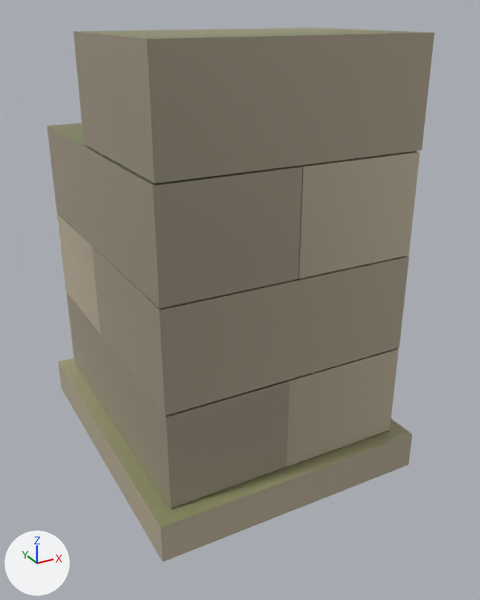
The glTF model assets/models/temple_kit/viaduct_top_stump_mid.glb as it was, and as the next commit left it.
Rendered twice from a 50 mm camera at (-5.86, -11.66, 8.85) aimed at (0.23, -0.59, 3.32). Every picture has the same lights, and +X, +Y and +Z are marked at lower left. The older version comes first. Vertices at exactly the same position are counted once.

In view in the first picture: 'viaduct_top_stump_mid'.
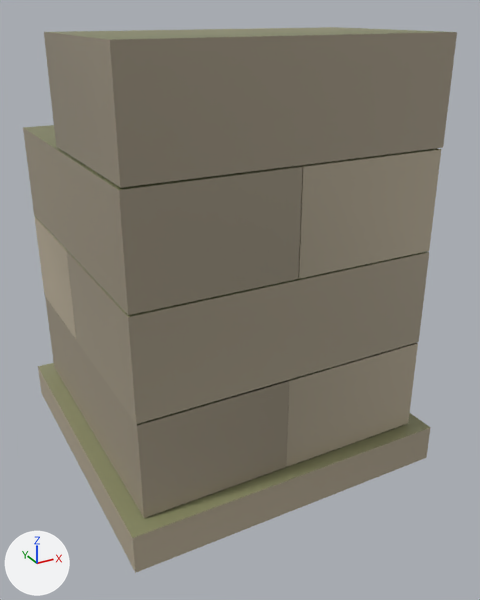
Where the change shows, as pixel boxes [x1, y1, x2, y2] in the pictures (480 x 600 px; the box of a moved part takes in the faces that stretch with it):
'viaduct_top_stump_mid', reshaped (12% wider)
    before: [47, 28, 434, 562]
    after: [23, 27, 457, 573]
part 1 of me_viaduct_top_stump_mid, moved or reshaped
    before: [58, 357, 412, 562]
    after: [38, 363, 430, 573]
part 2 of me_viaduct_top_stump_mid, moved or reshaped
    before: [93, 247, 409, 416]
    after: [67, 251, 429, 424]
part 3 of me_viaduct_top_stump_mid, moved or reshaped
    before: [57, 213, 101, 335]
    after: [34, 216, 76, 339]
part 4 of me_viaduct_top_stump_mid, moved or reshaped
    before: [73, 28, 434, 184]
    after: [44, 27, 457, 188]
part 5 of me_viaduct_top_stump_mid, moved or reshaped
    before: [47, 123, 302, 508]
    after: [23, 125, 302, 518]
part 6 of me_viaduct_top_stump_mid, moved or reshaped
    before: [287, 151, 420, 467]
    after: [287, 148, 441, 467]

Edits to the bpy script that builds the scene:
```text
Change me_viaduct_top_stump_mid:
    used by ob_viaduct_top_stump_mid; location = (0.0, 0.0, 0.0)
    before: 8 (-2.47, -2.98, 0.82) at pixel (170, 508), 9 (-2.47, -2.98, 2.71) at pixel (165, 417), 10 (-2.47, 2.98, 0.82) at pixel (74, 362), 11 (-2.47, 2.98, 2.71) at pixel (66, 292), 40 (-2.49, -2.98, 4.66) at pixel (159, 308)
    before: 41 (-2.49, -2.98, 6.56) at pixel (152, 185), 42 (-2.49, 2.98, 4.66) at pixel (56, 212), 43 (-2.49, 2.98, 6.56) at pixel (46, 125)
    before: 20 (2.47, -2.98, 0.82) at pixel (389, 429), 21 (2.47, -2.98, 2.71) at pixel (398, 349), 22 (2.47, 2.98, 0.82), 23 (2.47, 2.98, 2.71), 52 (2.47, -2.98, 4.66) at pixel (408, 255)
    before: 53 (2.47, -2.98, 6.56) at pixel (419, 152), 54 (2.47, 2.98, 4.66), 55 (2.47, 2.98, 6.56)
    remove me_viaduct_top_stump_mid.from_pydata(...)  # 64 vertices, 86 faces; spans x -2.8..2.8, y -3.3..3.3, z 0.02..8.48
    add me_viaduct_top_stump_mid.from_pydata(...)  # 64 vertices, 86 faces; spans x -3.3..3.3, y -3.3..3.3, z 0.02..8.48
    me_viaduct_top_stump_mid part 1: the loose piece of 8 vertices spanning x -2.8..2.8, y -3.3..3.3, z 0.02..0.78 is scaled about its middle by (1.18, 1, 1)
    me_viaduct_top_stump_mid part 2: the loose piece of 8 vertices spanning x -2.49..2.48, y -2.99..0.36, z 2.74..4.64 is scaled about its middle by (1.2, 1, 1)
    me_viaduct_top_stump_mid part 3: the loose piece of 8 vertices spanning x -2.49..2.48, y 0.39..2.99, z 2.74..4.64 is scaled about its middle by (1.2, 1, 1)
    me_viaduct_top_stump_mid part 4: the loose piece of 8 vertices spanning x -2.46..2.51, y -2.99..0.39, z 6.59..8.48 is scaled about its middle by (1.2, 1, 1)
    me_viaduct_top_stump_mid part 5
    add for i in [*range(8, 12), *range(40, 44)]: me_viaduct_top_stump_mid.vertices[i].co += Vector((-0.5, 0.0, 0.0))
    me_viaduct_top_stump_mid part 6
    add for i in [*range(20, 24), *range(52, 56)]: me_viaduct_top_stump_mid.vertices[i].co += Vector((0.5, 0.0, 0.0))
```
